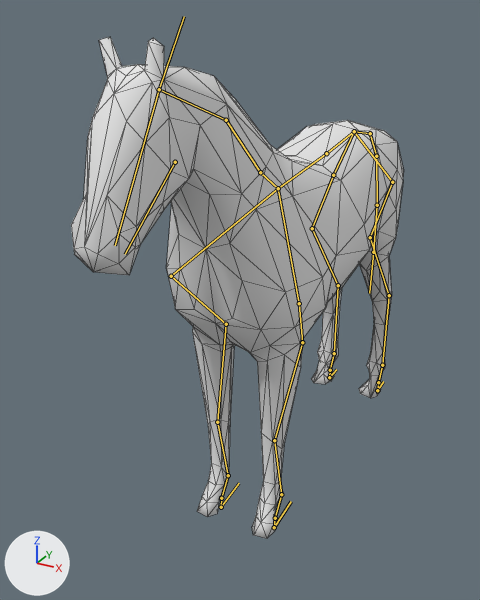
What one commit did to the Blender file Assets/Models/horse_rigged.blend.
Camera for both pictures: a 50 mm lens placed at (5.43, -12.97, 5.15), pointed at (-0.72, -1.78, -0.45). The axes (+X, +Y, +Z) are drawn at lower left. The lights are the same throughout. The bones that bend it are drawn over the model as lines. Mesh edges are drawn as thin lines.
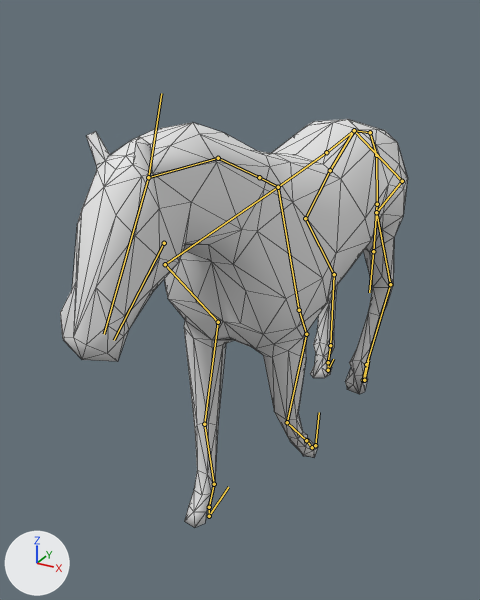
The newer file adds an action. The first version stands in its rest pose; the second is drawn at frame 5 of the action 'SlowWalk'.

What differs and where, as boxes (x1, y1, x2, y2) in the pictures (480 x 600 px):
'Cube', posed (19% shorter): before (71, 37, 404, 539); after (60, 119, 408, 527)
bone 'HalswirbelUnten', root to tip: before (278, 188) to (260, 172); after (278, 187) to (259, 177)
bone 'HalswirbelMitte', root to tip: before (260, 172) to (226, 120); after (259, 177) to (218, 158)
bone 'HalswirbelOben', root to tip: before (226, 120) to (159, 89); after (218, 158) to (148, 177)
bone 'Kopf', root to tip: before (159, 89) to (115, 245); after (148, 177) to (104, 334)
bone 'Bone.008', root to tip: before (354, 131) to (392, 182); after (354, 130) to (402, 181)
bone 'Hüfte.L', root to tip: before (392, 182) to (370, 237); after (402, 181) to (376, 212)
bone 'Oberschenkel.L', root to tip: before (370, 237) to (389, 295); after (376, 212) to (390, 284)
bone 'Unterschenkel.L', root to tip: before (389, 295) to (382, 365); after (390, 284) to (366, 364)
bone 'FesselHinten.L', root to tip: before (382, 365) to (378, 382); after (366, 364) to (363, 380)
bone 'HufHinten.L', root to tip: before (378, 382) to (377, 390); after (363, 380) to (364, 380)
bone 'Bone.009', root to tip: before (354, 131) to (333, 175); after (354, 130) to (330, 170)
bone 'Hüfte.R', root to tip: before (333, 175) to (312, 228); after (330, 170) to (305, 218)
bone 'Oberschenkel.R', root to tip: before (312, 228) to (338, 285); after (305, 218) to (334, 274)
bone 'Unterschenkel.R', root to tip: before (338, 285) to (334, 353); after (334, 274) to (330, 345)
bone 'FesselHinten.R', root to tip: before (334, 353) to (330, 370); after (330, 345) to (328, 362)
bone 'Schulter.L', root to tip: before (278, 188) to (299, 303); after (278, 187) to (299, 310)
bone 'Oberarm.L', root to tip: before (299, 303) to (302, 342); after (299, 310) to (306, 334)
bone 'Elle.L', root to tip: before (302, 342) to (274, 440); after (306, 334) to (287, 422)
bone 'Röhrbein.L', root to tip: before (274, 440) to (281, 494); after (287, 422) to (306, 440)
bone 'FesselVorne.L', root to tip: before (281, 494) to (275, 518); after (306, 440) to (312, 447)
bone 'Schulter.R', root to tip: before (278, 188) to (171, 276); after (278, 187) to (165, 264)
bone 'Oberarm.R', root to tip: before (171, 276) to (226, 324); after (165, 264) to (218, 322)
bone 'Elle.R', root to tip: before (226, 324) to (217, 422); after (218, 322) to (204, 424)
bone 'Röhrbein.R', root to tip: before (217, 422) to (228, 475); after (204, 424) to (214, 484)
bone 'FesselVorne.R', root to tip: before (228, 475) to (221, 498); after (214, 484) to (209, 507)

The edits, one by one:
Bone 'HalswirbelUnten' (bone_halswirbelunten) turns from (0, 0, 0) to (7, 0, -1) degrees about its own x, y and z.
Bone 'HalswirbelMitte' (bone_halswirbelmitte) turns from (0, 0, 0) to (12, 0, 0) degrees about its own x, y and z.
Bone 'HalswirbelOben' (bone_halswirbeloben) turns from (0, 0, 0) to (-2, 0, 0) degrees about its own x, y and z.
Bone 'Kopf' (bone_kopf) turns from (0, 0, 0) to (-17, 0, 0) degrees about its own x, y and z.
Bone 'Bone.008' (bone_bone_008) turns from (0, 0, 0) to (11, -6, -6) degrees about its own x, y and z.
Bone 'Hüfte.L' (bone_hüfte_l) turns from (0, 0, 0) to (4, -6, -20) degrees about its own x, y and z.
Bone 'Oberschenkel.L' (bone_oberschenkel_l) turns from (0, 0, 0) to (22, 1, 6) degrees about its own x, y and z.
Bone 'Unterschenkel.L' (bone_unterschenkel_l) turns from (0, 0, 0) to (-18, 0, 4) degrees about its own x, y and z.
Bone 'FesselHinten.L' (bone_fesselhinten_l) turns from (0, 0, 0) to (55, -3, -3) degrees about its own x, y and z.
Bone 'HufHinten.L' (bone_hufhinten_l) turns from (0, 0, 0) to (33, -2, -1) degrees about its own x, y and z.
Bone 'Bone.009' (bone_bone_009) turns from (0, 0, 0) to (4, 2, -1) degrees about its own x, y and z.
Bone 'Hüfte.R' (bone_hüfte_r) turns from (0, 0, 0) to (0, 2, 7) degrees about its own x, y and z.
Bone 'Oberschenkel.R' (bone_oberschenkel_r) turns from (0, 0, 0) to (8, -1, -2) degrees about its own x, y and z.
Bone 'Unterschenkel.R' (bone_unterschenkel_r) turns from (0, 0, 0) to (-5, 0, -1) degrees about its own x, y and z.
Bone 'FesselHinten.R' (bone_fesselhinten_r) turns from (0, 0, 0) to (4, -4, -5) degrees about its own x, y and z.
Bone 'Schulter.L' (bone_schulter_l) turns from (0, 0, 0) to (-5, 2, 3) degrees about its own x, y and z.
Bone 'Oberarm.L' (bone_oberarm_l) turns from (0, 0, 0) to (2, -1, 0) degrees about its own x, y and z.
Bone 'Elle.L' (bone_elle_l) turns from (0, 0, 0) to (5, 0, 0) degrees about its own x, y and z.
Bone 'Röhrbein.L' (bone_röhrbein_l) turns from (0, 0, 0) to (17, 0, 0) degrees about its own x, y and z.
Bone 'FesselVorne.L' (bone_fesselvorne_l) turns from (0, 0, 0) to (46, 1, -4) degrees about its own x, y and z.
Bone 'Schulter.R' (bone_schulter_r) turns from (0, 0, 0) to (5, 1, 5) degrees about its own x, y and z.
Bone 'Oberarm.R' (bone_oberarm_r) turns from (0, 0, 0) to (2, 0, -2) degrees about its own x, y and z.
Bone 'Elle.R' (bone_elle_r) turns from (0, 0, 0) to (-1, 0, 0) degrees about its own x, y and z.
Bone 'Röhrbein.R' (bone_röhrbein_r) turns from (0, 0, 0) to (2, 0, 0) degrees about its own x, y and z.
Bone 'FesselVorne.R' (bone_fesselvorne_r) turns from (0, 0, 0) to (13, 0, 0) degrees about its own x, y and z.
